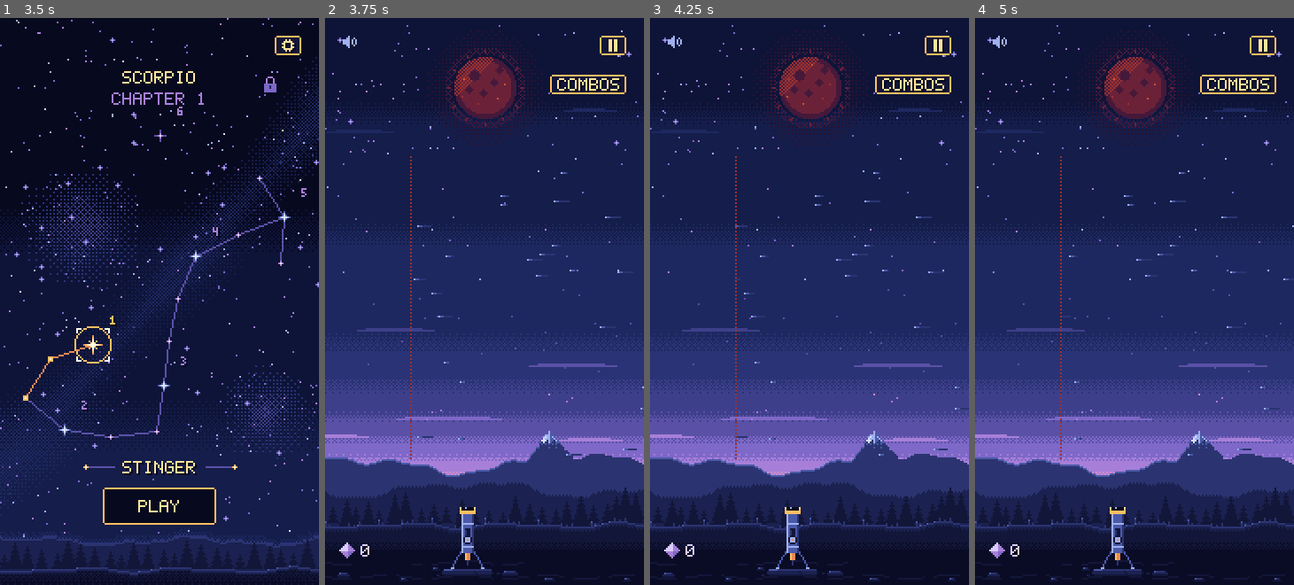
Above: before the commit, frames 1-4 (left to right).
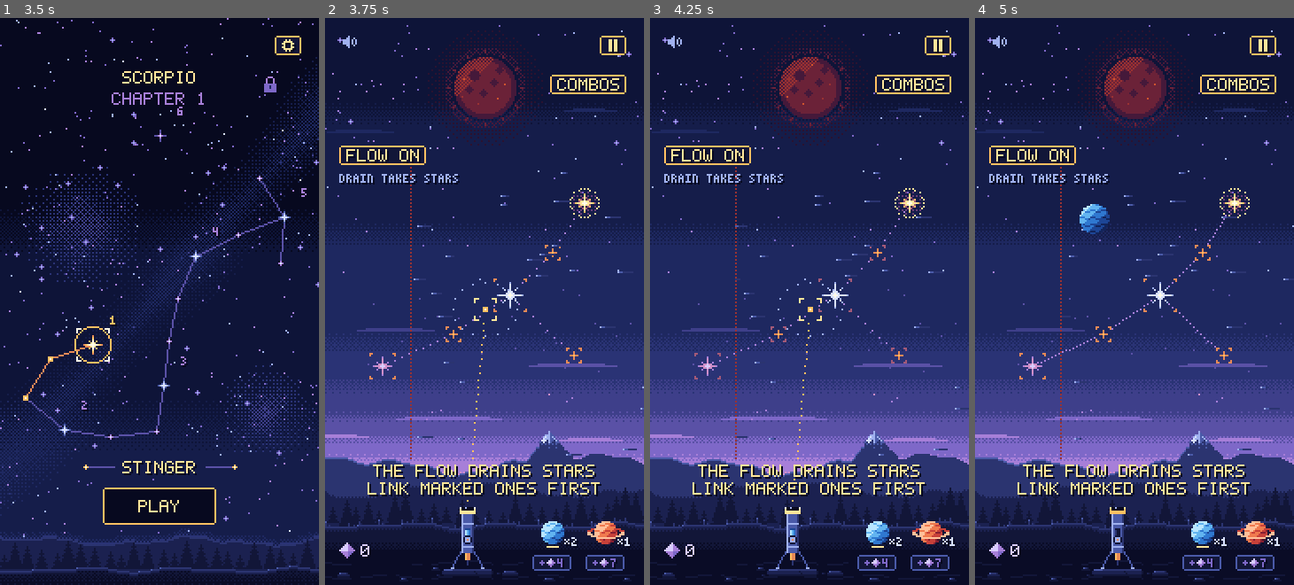
Above: after the commit, the same moments.

Repository: mrafael1/DustInSpace
Game: Godot game, scene res://game/scenes/app.tscn
Same seed, same stepped clock (60 frames per second), same inputs: the game is played once before the commit and once after it.
Inputs (mouse positions are in pixels of both pictures, inside the frame that each line leads up to):
- Up to frame 1 (3.5 s): tap Enter at 0.5 s; move the mouse to (229, 273) at 0.52 s; hold Shift 0.53-1.25 s; click (229, 273) at 0.67 s; drag from (95, 329) to (143, 414) at 1.27 s; move the mouse to (191, 176) at 2.02 s; tap Ctrl at 2.1 s; drag from (143, 414) to (63, 216) at 2.77 s
- Up to frame 2 (3.75 s): move the mouse to (580, 386) at 3.52 s; hold A from 3.53 s (still down); tap G at 3.6 s
- Up to frame 3 (4.25 s): keep holding A
- Up to frame 4 (5 s): release A at 4.25 s; drag from (1038, 216) to (1086, 159) at 4.27 s

Frame 1 is identical in both runs. In frame 2, 4.3% of the frame differs, in the area x 4-96%, y 22-98%; in frame 3, 4.3%; in frame 4, 4.5%.
Error before the commit: Parse Error: Cannot find member "TURNS" in base "StarWave". (res://game/scenes/seam_view.gd:220)

Commit message:
feat: the great wave rushes both ways, the second line grows out of the middle, and the win's wave pays a jackpot card
Co-Authored-By: Claude Opus 5.5 <noreply@anthropic.com>

Diff:
--- a/game/fx/sfx.gd
+++ b/game/fx/sfx.gd
@@ -274,8 +274,8 @@
 		&"star_marked", &"area_marked":
 			play(&"link_reject", 0.6)
 		&"wave_struck":
-			# Pisces's wave: it rears up, rushes out and crashes on the sky's edge.
-			play(&"wave")
+			# Pisces's wave: it rears up, rushes out and crashes on the sky's edge; the great one deeper.
+			play(&"wave", 0.8 if event.args[3] else 1.0)
 
 
 
--- a/game/scenes/seam_view.gd
+++ b/game/scenes/seam_view.gd
@@ -14,9 +14,10 @@
 ## (wave_cue_pixels): the water swells up off the line on that side (a dithered M3 body, an M5
 ## crest with M6 foam on its peaks, bobbing a pixel every BOB_STEP), and double ember chevrons
 ## (S4, S3) march out from it into that side; every loose star on it wears a crawling ember ring
-## (HarvestView.lone_ring_pixels), so the stars it will take show the whole time. Turning (the
-## final), the wave after it shows too, fainter (after_cue_pixels): still single S3 chevrons on its
-## line pointing into its half, no swell, no rings. The cue follows
+## (HarvestView.lone_ring_pixels), so the stars it will take show the whole time. The final's great
+## wave cues both sides at once, every loose star ringed; it rushes both ways and crashes on both
+## edges, then the second line rises (turn_seam): it grows out from the middle over TURN_TIME, its
+## tips lit M6 (a line it no longer has draws back into the middle). The cue follows
 ## the run only while `settled` (nothing playing), so it never shows the next side before this
 ## wave has played. The wave itself plays in three beats (sweep_pixels):
 ## - wind-up (WINDUP_TIME): the swell rears up to twice its height, its foam lit, the chevrons
@@ -49,6 +50,8 @@
 const SPLASH_RADII: Array[int] = [7, 5, 3]
 const SPLASH_COLOURS: Array[Color] = [Palette.N8, Palette.N7, Palette.N6]
 const RIPPLE_TIME: float = 0.3
+## The line turns over TURN_TIME after the great wave.
+const TURN_TIME: float = 0.4
 ## The wave: it rears up for WINDUP_TIME, crosses its side of the sky in SWEEP_TIME and crashes on
 ## the edge for CRASH_TIME (only the first two are waited for).
 const WINDUP_TIME: float = 0.18
@@ -129,6 +132,14 @@
 var _sweep_age: float = -1.0
 ## The side cued once the wave playing is over.
 var _next_cue: Vector2i = Vector2i.ZERO
+## The cued wave is the great one (both sides); the wave playing is.
+var _cue_great: bool = false
+var _sweep_great: bool = false
+## The seam as shown (it turns when the great wave's turn plays, after the core has turned it).
+var _shown_seam: StarMap.Seam = StarMap.Seam.NONE
+## The line turning: the seam it turns from, and the seconds since it began (-1: none).
+var _turn_from: StarMap.Seam = StarMap.Seam.NONE
+var _turn_age: float = -1.0
 ## Where the stars the wave playing takes stand, as it sets off.
 var _caught: Array[Vector2i] = []
 ## Stars lost to a splash cutting out: where each left the sky, and the seconds since.
@@ -146,6 +157,9 @@
 	_blocking_left = 0.0
 	_sweep_age = -1.0
 	_cue_way = Vector2i.ZERO
+	_cue_great = false
+	_turn_age = -1.0
+	_shown_seam = run.seam if run != null else StarMap.Seam.NONE
 	_losses.clear()
 	aiming = false
 	_time = 0.0
@@ -187,9 +201,11 @@
 
 
 ## The wave wipes `side` (StarWave.LOW or HIGH), taking the stars at `caught`; the next one sweeps
-## `next_way`, cued once it has played.
-func sweep(way: Vector2i, next_way: Vector2i, caught: Array[Vector2i] = []) -> void:
+## `next_way`, cued once it has played. `great`: the great wave, rushing both ways off the line
+## `way` crosses.
+func sweep(way: Vector2i, next_way: Vector2i, caught: Array[Vector2i] = [], great: bool = false) -> void:
 	_sweep_way = way
+	_sweep_great = great
 	_sweep_age = 0.0
 	_cue_way = Vector2i.ZERO
 	_next_cue = next_way
@@ -212,12 +228,33 @@
 	return _cue_way
 
 
-## Turning (the final): the way the wave after the cued one will rush, shown fainter (ZERO: none
-## shown, as on one line, where it's always the other half).
-func after_way() -> Vector2i:
-	if _cue_way == Vector2i.ZERO or _run == null or _run.wave == null or not _run.wave.turns:
-		return Vector2i.ZERO
-	return StarWave.TURNS[(StarWave.TURNS.find(_cue_way) + 1) % StarWave.TURNS.size()]
+## Whether the cued wave is the great one (both sides).
+func cue_great() -> bool:
+	return _cue_great
+
+
+## The seam as shown.
+func shown_seam() -> StarMap.Seam:
+	return _shown_seam
+
+
+## The great wave changed the seam to `seam`: a new line grows out of the middle.
+func turn_seam(seam: StarMap.Seam) -> void:
+	_turn_from = _shown_seam
+	_shown_seam = seam
+	_turn_age = 0.0
+	queue_redraw()
+
+
+func is_turning() -> bool:
+	return _turn_age >= 0.0
+
+
+## The way a great wave rushing off the line `way` crosses takes a star at `point`: toward the edge
+## on its side of the line (on the line: `way` itself).
+func way_for(way: Vector2i, point: Vector2i) -> Vector2i:
+	var across: int = (point.x - _run.wave.middle.x) if way.x != 0 else (point.y - _run.wave.middle.y)
+	return -way if across < 0 else way
 
 
 ## Seconds after the wave sets off (wind-up included) that it reaches `point`, on its way from the
@@ -302,6 +339,12 @@
 		if _sweep_age >= WINDUP_TIME + SWEEP_TIME + CRASH_TIME:
 			_sweep_age = -1.0
 			_cue_way = _next_cue if _run.wave != null and _run.wave.strikes_next() and not _run.is_over() else Vector2i.ZERO
+			_cue_great = _cue_way != Vector2i.ZERO and _run.wave.great_next()
+		queue_redraw()
+	if _turn_age >= 0.0:
+		_turn_age += delta
+		if _turn_age >= TURN_TIME:
+			_turn_age = -1.0
 		queue_redraw()
 	if _run != null and _run.wave != null and _cue_way != Vector2i.ZERO and floori(_time / MARCH_STEP) != floori((_time - delta) / MARCH_STEP):
 		queue_redraw()
@@ -323,11 +366,10 @@
 	var result: Dictionary[Vector2i, Color] = {}
 	if not has_seam():
 		return result
-	# Halfway between any point and its reflection is on the seam.
-	var p: Vector2i = _run.sky_rect.get_center()
-	@warning_ignore("integer_division")
-	var middle: Vector2i = (p + _run.reflect(p)) / 2
-	var seam: Dictionary[Vector2i, Color] = seam_pixels(_run.scorpio.map.seam, middle, _run.sky_rect, _drift())
+	var middle: Vector2i = Scorpio.HOME_SKY.get_center() + _run.scorpio.shift
+	var seam: Dictionary[Vector2i, Color] = seam_pixels(_shown_seam, middle, _run.sky_rect, _drift())
+	if _turn_age >= 0.0:
+		seam = _turning_pixels(middle)
 	if _blocking_left > 0.0:
 		for point: Vector2i in seam:
 			if seam[point] == LINE_COLOUR:
@@ -397,8 +439,10 @@
 	var wave: StarWave = _run.wave
 	if _sweep_age >= 0.0:
 		result.merge(sweep_pixels(_sweep_way.x + _sweep_way.y, line_of(_sweep_way), _sweep_way.x != 0, _run.sky_rect, _sweep_age), true)
+		if _sweep_great:
+			result.merge(sweep_pixels(-(_sweep_way.x + _sweep_way.y), line_of(_sweep_way), _sweep_way.x != 0, _run.sky_rect, _sweep_age), true)
 		for at: Vector2i in _caught:
-			var reached: float = _sweep_age - sweep_delay(_sweep_way, at)
+			var reached: float = _sweep_age - sweep_delay(way_for(_sweep_way, at) if _sweep_great else _sweep_way, at)
 			if reached < 0.0:
 				# Still to come: its ring crawls fast.
 				result.merge(HarvestView.lone_ring_pixels(at, Star.Size.MEDIUM, _sweep_age * 3.0), true)
@@ -407,10 +451,9 @@
 		return result
 	if _cue_way == Vector2i.ZERO:
 		return result
-	var after: Vector2i = after_way()
-	if after != Vector2i.ZERO:
-		result.merge(after_cue_pixels(after.x + after.y, line_of(after), after.x != 0, _run.sky_rect), true)
 	result.merge(wave_cue_pixels(_cue_way.x + _cue_way.y, line_of(_cue_way), _cue_way.x != 0, _run.sky_rect, _time), true)
+	if _cue_great:
+		result.merge(wave_cue_pixels(-(_cue_way.x + _cue_way.y), line_of(_cue_way), _cue_way.x != 0, _run.sky_rect, _time), true)
 	if settled and not aiming:
 		for id: int in _run.wave_risk():
 			var star: Star = _run.find_star(id)
@@ -446,24 +489,31 @@
 	return result
 
 
-## The fainter cue for the wave after the next on `side` of the line at `line` across `sky`: a dotted
-## M4 ripple standing 2 px off the line on that side, and single soft chevrons (S2, S1 tips) standing
-## still past it
-## (no swell, no march).
-static func after_cue_pixels(side: int, line: int, vertical: bool, sky: Rect2i) -> Dictionary[Vector2i, Color]:
-	var result: Dictionary[Vector2i, Color] = {}
-	var start: int = sky.position.y if vertical else sky.position.x
-	var length: int = sky.size.y if vertical else sky.size.x
-	for t: int in range(0, length, 2):
-		_put_in(result, vertical, sky, start + t, line + side * (2 + posmod(t, 8) / 4), Palette.M4)
-	var tip: int = line + side * (CHEVRON_GAP + 3)
-	@warning_ignore("integer_division")
-	for t: int in range(CHEVRON_PERIOD / 2, length, CHEVRON_PERIOD):
-		_put_in(result, vertical, sky, start + t, tip, Palette.S2)
-		for w: int in [1, 2, 3]:
-			_put_in(result, vertical, sky, start + t - w, tip - side * w, Palette.S2 if w < 3 else Palette.S1)
-			_put_in(result, vertical, sky, start + t + w, tip - side * w, Palette.S2 if w < 3 else Palette.S1)
-	return result
+## The line turning, TURN_TIME long: a new line grown out from `middle`, its tips lit M6, and a line
+## no longer there drawn back toward it; one in both stays.
+func _turning_pixels(middle: Vector2i) -> Dictionary[Vector2i, Color]:
+	var result: Dictionary[Vector2i, Color] = {}
+	var k: float = clampf(_turn_age / TURN_TIME, 0.0, 1.0)
+	var sky: Rect2i = _run.sky_rect
+	var old: Dictionary[Vector2i, Color] = seam_pixels(_turn_from, middle, sky, _drift())
+	var new: Dictionary[Vector2i, Color] = seam_pixels(_shown_seam, middle, sky, _drift())
+	var reach_old: float = (1.0 - k) * maxf(sky.size.x, sky.size.y) / 2.0
+	var reach_new: float = k * maxf(sky.size.x, sky.size.y) / 2.0
+	for point: Vector2i in old:
+		if new.has(point) or _reach(point, middle) <= reach_old:
+			result[point] = old[point]
+	for point: Vector2i in new:
+		if old.has(point):
+			continue
+		var r: float = _reach(point, middle)
+		if r <= reach_new:
+			result[point] = Palette.M6 if r > reach_new - 3.0 else new[point]
+	return result
+
+
+## How far `point` is from `middle` along the line it's on.
+static func _reach(point: Vector2i, middle: Vector2i) -> float:
+	return float(maxi(absi(point.x - middle.x), absi(point.y - middle.y)))
 
 
 ## The wave on `side` of the line at `line` across `sky`, `age` seconds after it set off: rearing up
@@ -668,8 +718,10 @@
 	if _run == null or _run.wave == null or _sweep_age >= 0.0:
 		return
 	var way: Vector2i = _run.wave.next_way() if _run.wave.strikes_next() and not _run.is_over() else Vector2i.ZERO
-	if way != _cue_way:
+	var great: bool = way != Vector2i.ZERO and _run.wave.great_next()
+	if way != _cue_way or great != _cue_great:
 		_cue_way = way
+		_cue_great = great
 		queue_redraw()
 
 
--- a/game/scenes/sky.gd
+++ b/game/scenes/sky.gd
@@ -445,7 +445,11 @@
 		&"stars_splashed":
 			_splash(event.args[0], event.args[1])
 		&"wave_struck":
-			_wave(event.args[0], event.args[1], event.args[2])
+			_wave(event.args[0], event.args[1], event.args[2], event.args[3])
+		&"seam_turned":
+			# The final's great wave turned the water line.
+			_seam.turn_seam(event.args[0])
+			_sequencer.hold(SeamView.TURN_TIME)
 		&"reflect_intro_cleared":
 			# A beat to see the stars across the seam, then they go: no reward.
 			_sequencer.hold(INTRO_HOLD * 2.0 + StarView.DISSOLVE_TIME)
@@ -882,14 +886,14 @@
 	_sequencer.hold(maxf(SeamView.RIPPLE_TIME, StarView.DRIFT_TIME if not moves.is_empty() else 0.0))
 
 
-## Pisces's wave rushes `way` off its water line: it rears up, rushes from the line to the sky's edge
+## Pisces's wave rushes `way` off its water line (`great`: both ways, the final's great wave): it rears up, rushes from the line to the sky's edge
 ## and crashes there; each `lost` star flashes as it reaches it and is carried on to the edge, where
 ## it bursts in droplets, for nothing. The next side is cued after.
-func _wave(way: Vector2i, lost: Array, next_way: Vector2i) -> void:
+func _wave(way: Vector2i, lost: Array, next_way: Vector2i, great: bool) -> void:
 	var caught: Array[Vector2i] = []
 	for star: Star in lost:
 		caught.append(star.position)
-	_seam.sweep(way, next_way, caught)
+	_seam.sweep(way, next_way, caught, great)
 	_sequencer.hold(SeamView.sweep_hold())
 	for star: Star in lost:
 		var view: StarView = _views.get(star.id)
@@ -898,8 +902,10 @@
 		_views.erase(star.id)
 		# It rides the crest from where the wall reaches it to the edge, bursting there as it crashes.
 		var from: Vector2i = star.position
-		var to: Vector2i = _seam.carry_point(way, from)
-		var reached: float = _seam.sweep_delay(way, from)
+		# The great wave takes each star out the way of its own side of the line.
+		var its_way: Vector2i = _seam.way_for(way, from) if great else way
+		var to: Vector2i = _seam.carry_point(its_way, from)
+		var reached: float = _seam.sweep_delay(its_way, from)
 		var share: float = (reached - SeamView.WINDUP_TIME) / SeamView.SWEEP_TIME
 		var tween: Tween = create_tween()
 		tween.tween_interval(reached)
--- a/game/ui/hud.gd
+++ b/game/ui/hud.gd
@@ -147,6 +147,10 @@
 const WAVE_MESSAGE: String = "FROM THROW %d A WAVE\nWIPES THE MARKED SIDE"
 ## The first time a run's wave comes with the next launch (the side it wipes).
 const WAVE_NEXT_MESSAGE: String = "A WAVE WIPES THE %s\nAT THE NEXT THROW"
+## The final: the great wave comes with the next launch.
+const GREAT_WAVE_MESSAGE: String = "A GREAT WAVE FLOODS\nTHE SKY NEXT THROW"
+## The final's win: the great wave's jackpot card, over the dust it paid.
+const GREAT_WAVE_TITLE: String = "GREAT WAVE"
 ## A run's first star the wave took.
 const WAVE_LOSS_MESSAGE: String = "THE WAVE TOOK A STAR\nLINK THEM BEFORE IT HITS"
 ## A run's first star lost to the splash.
@@ -508,9 +512,15 @@
 ## The wave comes with the next launch: said the first time a run, with its side, over anything but
 ## a loss line still being read.
 func _tell_wave() -> void:
-	if _run == null or _run.wave == null or _run.is_over() or not _run.wave.strikes_next() or _losses_told.has(WAVE_NEXT_MESSAGE):
+	if _run == null or _run.wave == null or _run.is_over() or not _run.wave.strikes_next():
 		return
 	if _message_held > 0.0 and message() in [SPLASH_LOSS_MESSAGE, WAVE_LOSS_MESSAGE]:
+		return
+	# The great wave is said whenever it's next, over the plain wave's line.
+	if _run.wave.great_next():
+		show_message(GREAT_WAVE_MESSAGE, RULE_MESSAGE_TIME, true)
+		return
+	if _losses_told.has(WAVE_NEXT_MESSAGE):
 		return
 	_losses_told[WAVE_NEXT_MESSAGE] = true
 	show_message(WAVE_NEXT_MESSAGE % wave_side_name(_run.wave), RULE_MESSAGE_TIME, true)
@@ -546,7 +556,7 @@
 		return SPLASH_MESSAGE
 	if run.wave != null:
 		return WAVE_MESSAGE % run.wave.first_launch
-	match run.scorpio.map.seam:
+	match run.seam:
 		StarMap.Seam.CROSS:
 			return SEAM_CROSS_MESSAGE
 		StarMap.Seam.VERTICAL:
@@ -868,6 +878,9 @@
 		&"sky_cleared":
 			# Scorpio: the dust of the stars the Sun bursts streams in as they burst.
 			_dust_in_flight += event.args[1]
+			# Pisces's final won: the great wave's jackpot card.
+			if _run != null and _run.outcome == RunState.Outcome.WON and _run.scorpio != null and _run.scorpio.map.wave_finale:
+				_banner.play_arrival(GREAT_WAVE_TITLE, "+%d" % event.args[1], ARRIVAL_TIME, Palette.M6, Palette.M4)
 		&"combo_collected":
 			_dust_in_flight += event.args[2]
 			# The tutorial's link is made: its stars are gone, so the hand stops pointing at them.
@@ -929,9 +942,14 @@
 			_tell_wave_loss(event.args[1])
 			return
 		&"pack_burst":
-			# Pisces's wave: the first time it comes with the next launch, which side it wipes.
+			# Pisces's wave: the first time it comes with the next launch, which side it wipes (and the
+			# final's great wave, when it's next).
 			if _launch_shown:
 				_tell_wave()
+			return
+		&"seam_turned":
+			# The final's second water line: where to aim now.
+			show_message(SEAM_CROSS_MESSAGE, RULE_MESSAGE_TIME, true)
 			return
 		&"holes_drifted":
 			# Sagittarius's final: once the twins have merged, the hole they made drinks the light.
